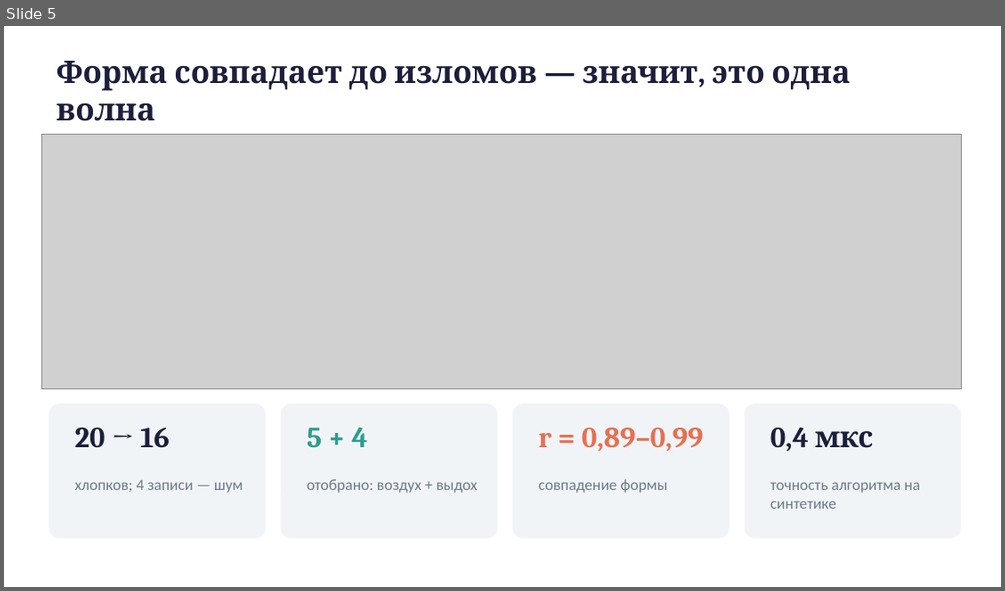
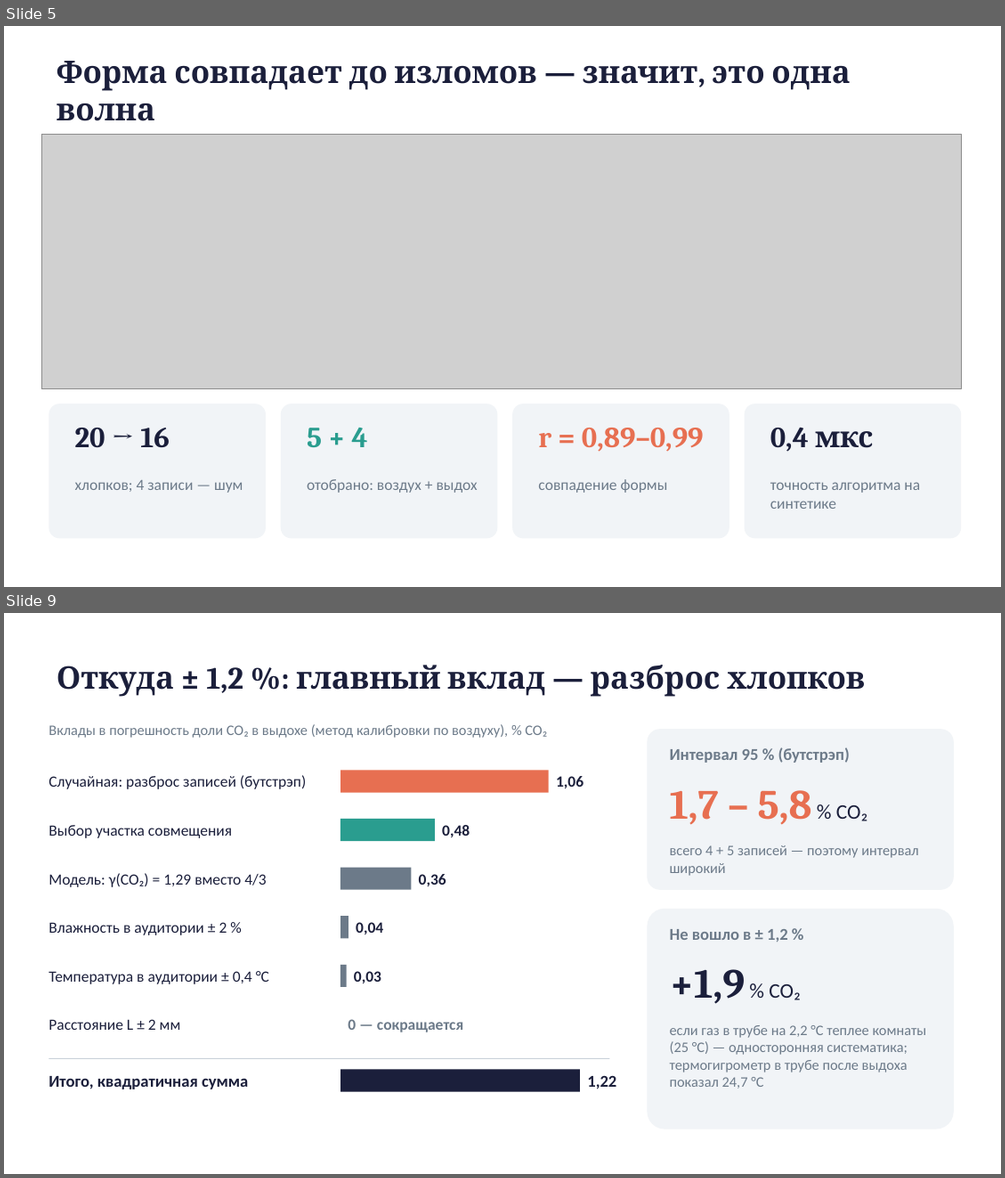
Before and after one commit to Zemiiil/sound-velocity, a slide deck: sound/report/sound-presentation.pptx. Shown one above the other, each under a label of ours: slide 5 before the commit, slides 5 and 9 after it; the slides between them are not shown. The pictures are 1005x591 and 1005x1178 pixels, drawn with LibreOffice and Linux fonts; fonts in the diff are those of the drawing; grey boxes stand for pictures. Boxes give left, top, right and bottom in pixels: in the first picture for what was removed or moved away, otherwise in the second. Text is boxed around its words. In the diff, an @@ line names an element or a change of style, - is before the commit and + after.

```diff
--- a/sound/report/sound-presentation.pptx
+++ b/sound/report/sound-presentation.pptx
@@ slide 9 added at [4, 613, 1001, 1174], background #FFFFFF @@
@@ title added at [57, 665, 866, 697], 30 pt, text #1B1F3B, bold @@
+Откуда ± 1,2 %: главный вклад — разброс хлопков
@@ text added at [48, 724, 547, 738], 14 pt, text #6C7A89 @@
+Вклады в погрешность доли CO₂ в выдохе (метод калибровки по воздуху), % CO₂
@@ rounded rectangle added at [647, 729, 954, 890], fill #F1F4F7 @@
@@ rectangle added at [340, 770, 549, 793], fill #E76F51 @@
@@ text added at [670, 747, 850, 763], 16 pt, text #6C7A89, bold @@
+Интервал 95 % (бутстрэп)
@@ text added at [48, 775, 306, 789], 15 pt, text #1B1F3B @@
+Случайная: разброс записей (бутстрэп)
@@ text added at [556, 776, 583, 788], 15 pt, text #1B1F3B, bold @@
+1,06
@@ text added at [670, 790, 868, 825], 40 pt, text #E76F51, bold @@
+1,7 – 5,8 % CO₂
@@ text added at [48, 825, 232, 838], 15 pt, text #1B1F3B @@
+Выбор участка совмещения
@@ rectangle added at [340, 819, 435, 841], fill #2A9D8F @@
@@ text added at [442, 825, 469, 837], 15 pt, text #1B1F3B, bold @@
+0,48
@@ text added at [670, 845, 919, 876], 14 pt, text #6C7A89 @@
+всего 4 + 5 записей — поэтому интервал широкий
@@ text added at [48, 873, 266, 887], 15 pt, text #1B1F3B @@
+Модель: γ(CO₂) = 1,29 вместо 4/3
@@ rectangle added at [340, 868, 411, 890], fill #6C7A89 @@
@@ text added at [419, 874, 446, 886], 15 pt, text #1B1F3B, bold @@
+0,36
@@ text added at [48, 922, 227, 935], 15 pt, text #1B1F3B @@
+Влажность в аудитории ± 2 %
@@ rectangle added at [340, 916, 348, 938], fill #6C7A89 @@
@@ text added at [356, 922, 383, 934], 15 pt, text #1B1F3B, bold @@
+0,04
@@ rounded rectangle added at [647, 908, 954, 1129], fill #F1F4F7 @@
@@ text added at [670, 929, 788, 941], 16 pt, text #6C7A89, bold @@
+Не вошло в ± 1,2 %
@@ text added at [48, 971, 269, 984], 15 pt, text #1B1F3B @@
+Температура в аудитории ± 0,4 °C
@@ rectangle added at [340, 965, 347, 987], fill #6C7A89 @@
@@ text added at [354, 971, 381, 983], 15 pt, text #1B1F3B, bold @@
+0,03
@@ text added at [670, 969, 801, 1004], 40 pt, text #1B1F3B, bold @@
++1,9 % CO₂
@@ text added at [48, 1019, 181, 1030], 15 pt, text #1B1F3B @@
+Расстояние L ± 2 мм
@@ text added at [348, 1019, 463, 1032], 15 pt, text #6C7A89, bold @@
+0 — сокращается
@@ text added at [670, 1025, 927, 1088], 14 pt, text #6C7A89 @@
+если газ в трубе на 2,2 °C теплее комнаты (25 °C) — односторонняя систематика; термогигрометр в трубе после выдоха показал 24,7 °C
@@ rectangle added at [48, 1058, 610, 1059], fill #C9D1DA @@
@@ text added at [48, 1076, 248, 1089], 16 pt, text #1B1F3B, bold @@
+Итого, квадратичная сумма
@@ rectangle added at [340, 1070, 580, 1092], fill #1B1F3B @@
@@ text added at [587, 1075, 616, 1089], 16 pt, text #1B1F3B, bold @@
+1,22
```
Also in this commit, not shown: 4 slides changed, 2 other files.
